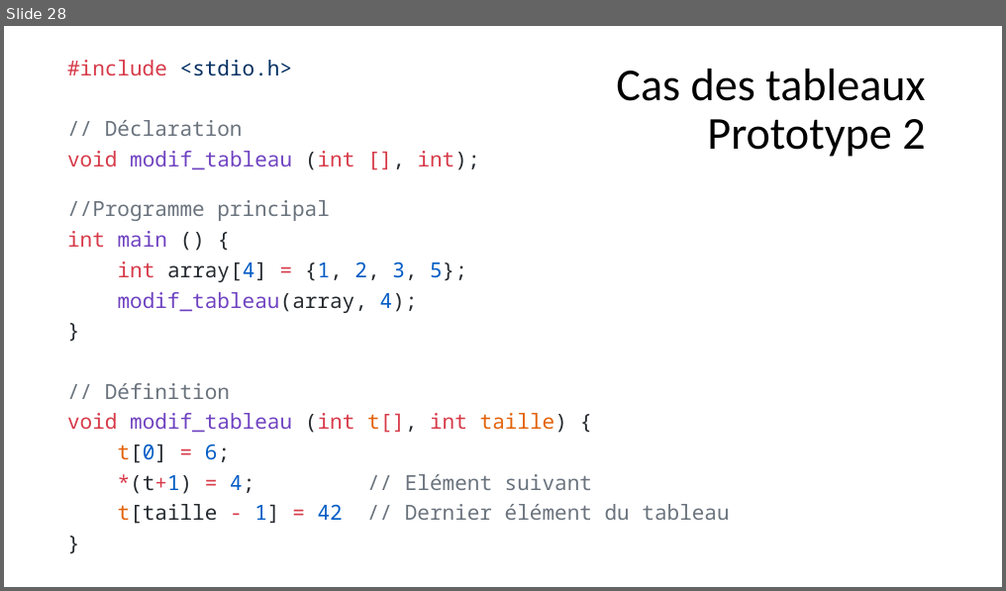
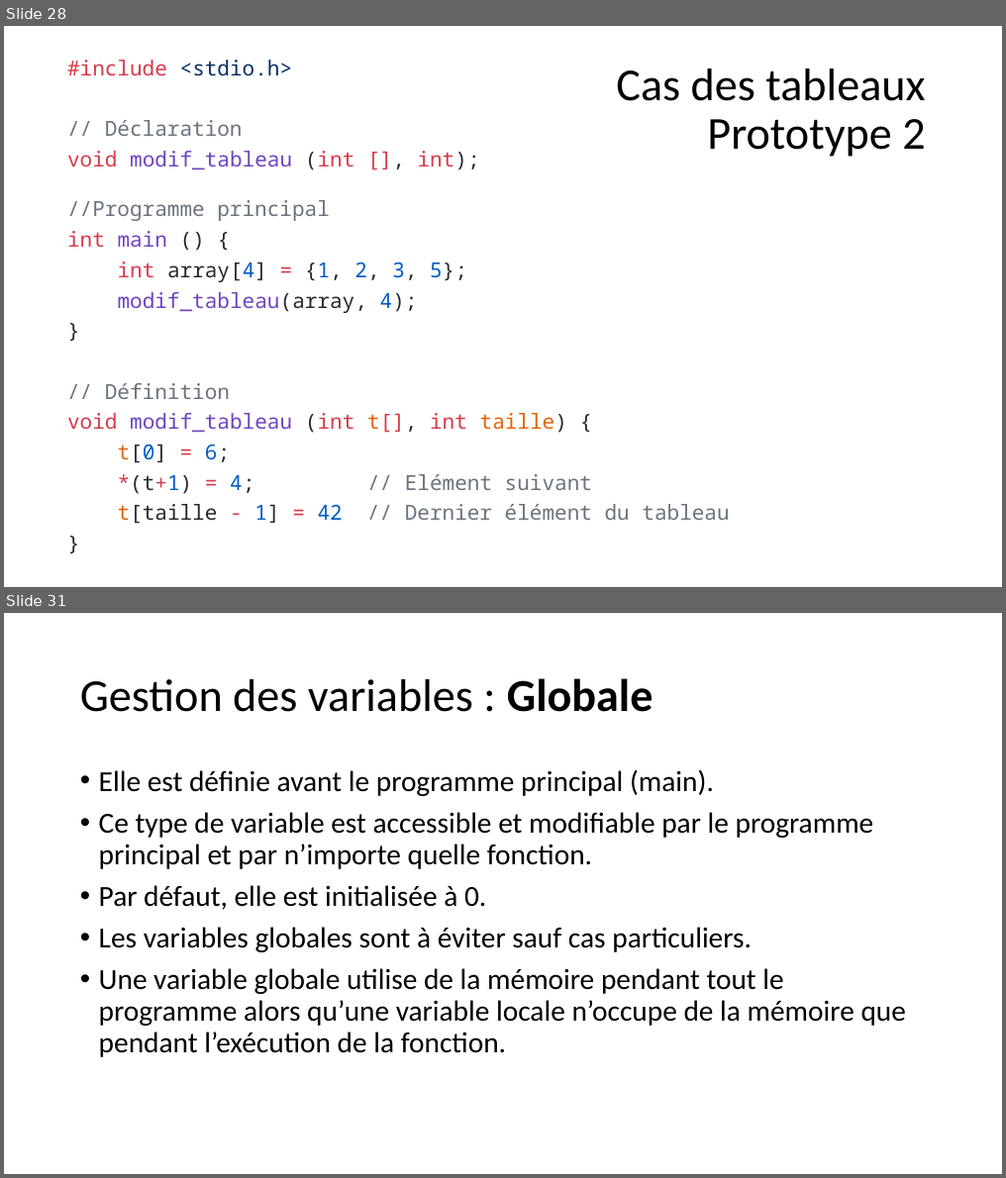
Before and after one commit to Firestorm49/bts-1, a slide deck: 02_C/05_Fonctions/Fonctions.pptx. Shown one above the other, each under a label of ours: slide 28 before the commit, slides 28 and 31 after it; the slides between them are not shown. The pictures are 1006x591 and 1006x1178 pixels, drawn with LibreOffice and Linux fonts; fonts in the diff are those of the drawing. Boxes give left, top, right and bottom in pixels: in the first picture for what was removed or moved away, otherwise in the second. Text is boxed around its words. In the diff, an @@ line names an element or a change of style, - is before the commit and + after.

Commit message:
variables statiques

```diff
--- a/02_C/05_Fonctions/Fonctions.pptx
+++ b/02_C/05_Fonctions/Fonctions.pptx
@@ slide 31 added at (x1=4, y1=613, x2=1002, y2=1174), background #FFFFFF @@
@@ title added at (x1=80, y1=678, x2=653, y2=712), 44 pt, text #000000 @@
+Gestion des variables : Globale
@@ text added at (x1=99, y1=769, x2=906, y2=1058), 28 pt, text #000000 @@
+• Elle est définie avant le programme principal (main).
+• Ce type de variable est accessible et modifiable par le programme principal et par n’importe quelle fonction.
+• Par défaut, elle est initialisée à 0.
+• Les variables globales sont à éviter sauf cas particuliers.
+• Une variable globale utilise de la mémoire pendant tout le programme alors qu’une variable locale n’occupe de la mémoire que pendant l’exécution de la fonction.
```
Also in this commit, not shown: 12 other slides added, 3 other files.
